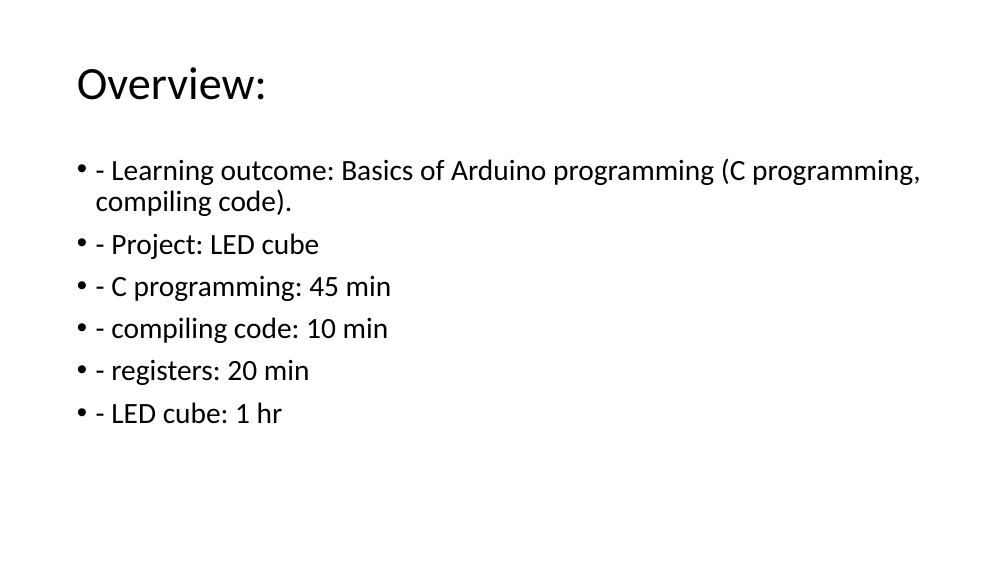
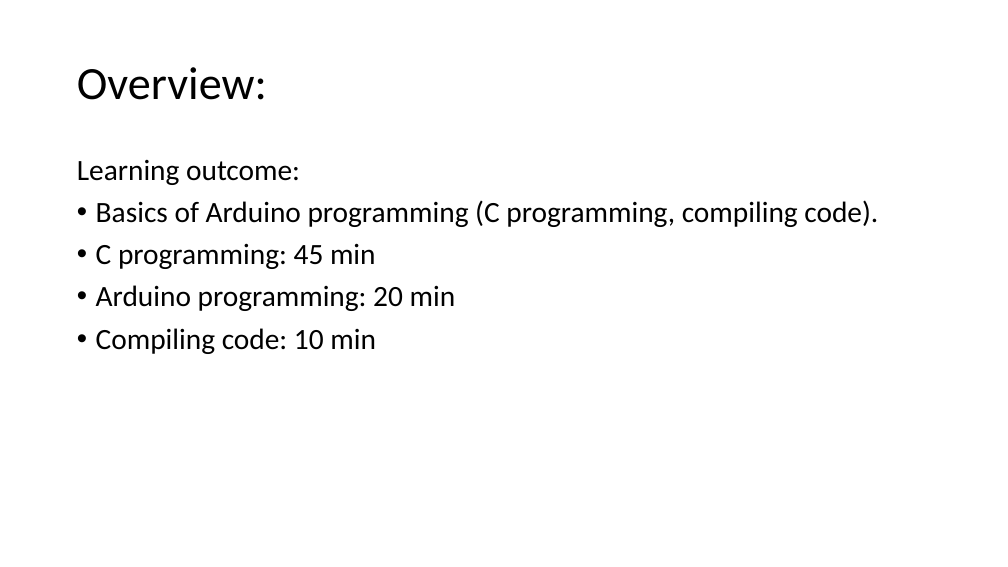
Before and after one commit to Runtime-Learner/McGill-BattleBots-Club, a slide deck: slide 2 of ECSE/Workshop-2/workshop2.pptx. Drawn at 1008x567 pixels with LibreOffice and Linux fonts; fonts in the diff are those of the drawing. Boxes give left, top, right and bottom in pixels: in the first picture for what was removed or moved away, otherwise in the second. Text is boxed around its words. In the diff, an @@ line names an element or a change of style, - is before the commit and + after.

```diff
--- a/ECSE/Workshop-2/workshop2.pptx
+++ b/ECSE/Workshop-2/workshop2.pptx
@@ text at box(77, 160, 878, 354): text changed @@
-• - Learning outcome: Basics of Arduino programming (C programming, compiling code).
-• - Project: LED cube
-• - C programming: 45 min
-• - compiling code: 10 min
-• - registers: 20 min
-• - LED cube: 1 hr
+Learning outcome:
+• Basics of Arduino programming (C programming, compiling code).
+• C programming: 45 min
+• Arduino programming: 20 min
+• Compiling code: 10 min
```
Also in this commit, not shown: 2 other slides changed, 5 slides added, 5 slides removed, 4 other files.
